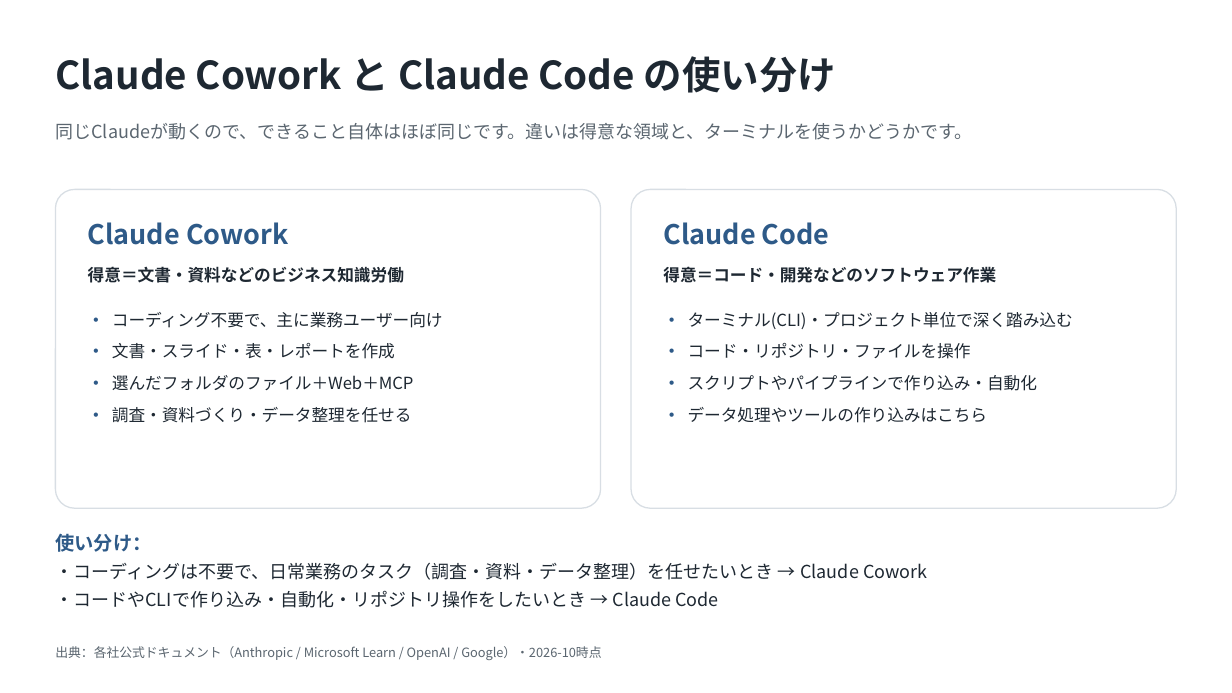
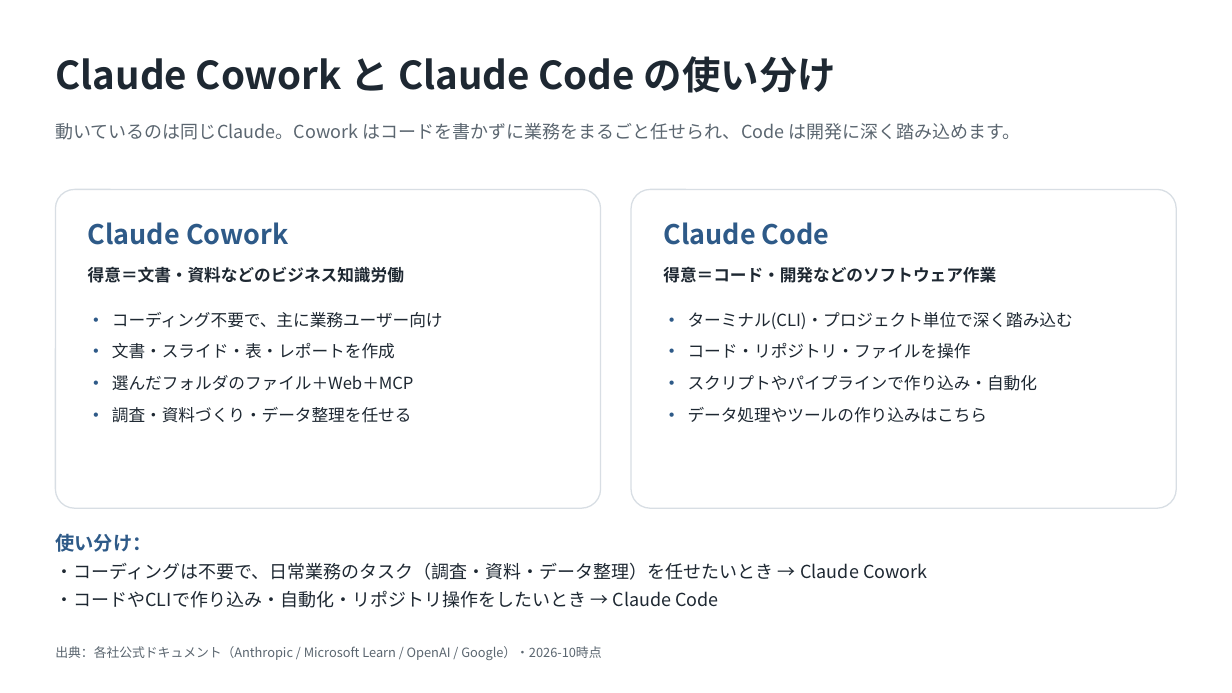
Before and after one commit to ctc-itkr/claude-hands-on, a slide deck: slide 4 of docs/03_参考資料/Copilot_Cowork_競合比較.pptx. Drawn at 1232x693 pixels with LibreOffice and Linux fonts; fonts in the diff are those of the drawing. Boxes give left, top, right and bottom in pixels: in the first picture for what was removed or moved away, otherwise in the second. Text is boxed around its words. In the diff, an @@ line names an element or a change of style, - is before the commit and + after.

```diff
--- a/docs/03_参考資料/Copilot_Cowork_競合比較.pptx
+++ b/docs/03_参考資料/Copilot_Cowork_競合比較.pptx
@@ text at (x1=55, y1=123, x2=1021, y2=140): text changed @@
-同じClaudeが動くので、できること自体はほぼ同じです。違いは得意な領域と、ターミナルを使うかどうかです。
+動いているのは同じClaude。Cowork はコードを書かずに業務をまるごと任せられ、Code は開発に深く踏み込めます。
```
